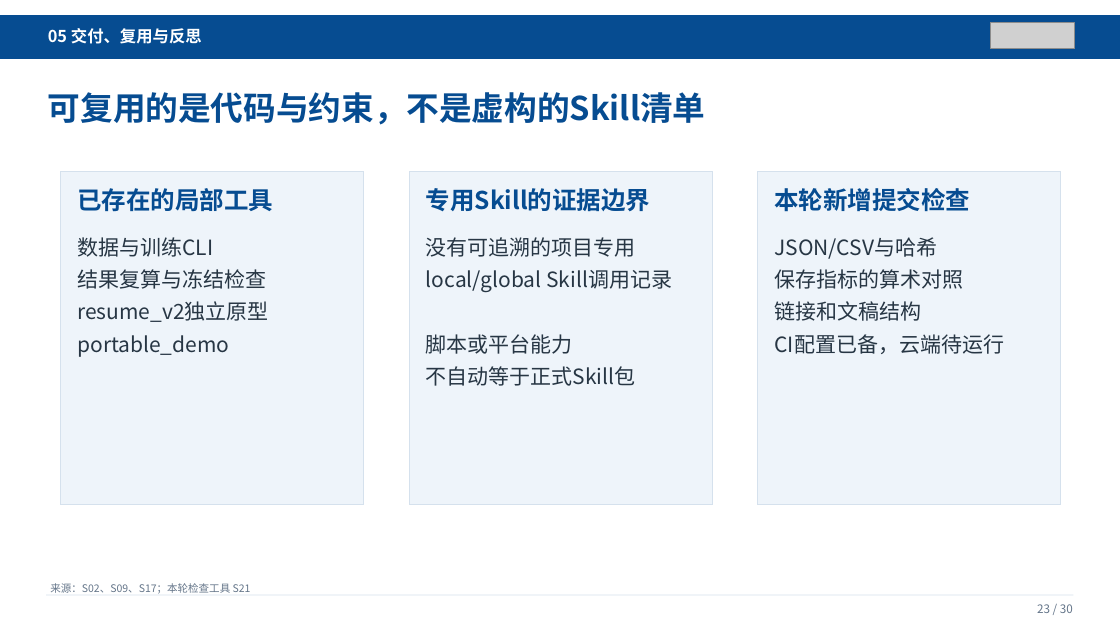
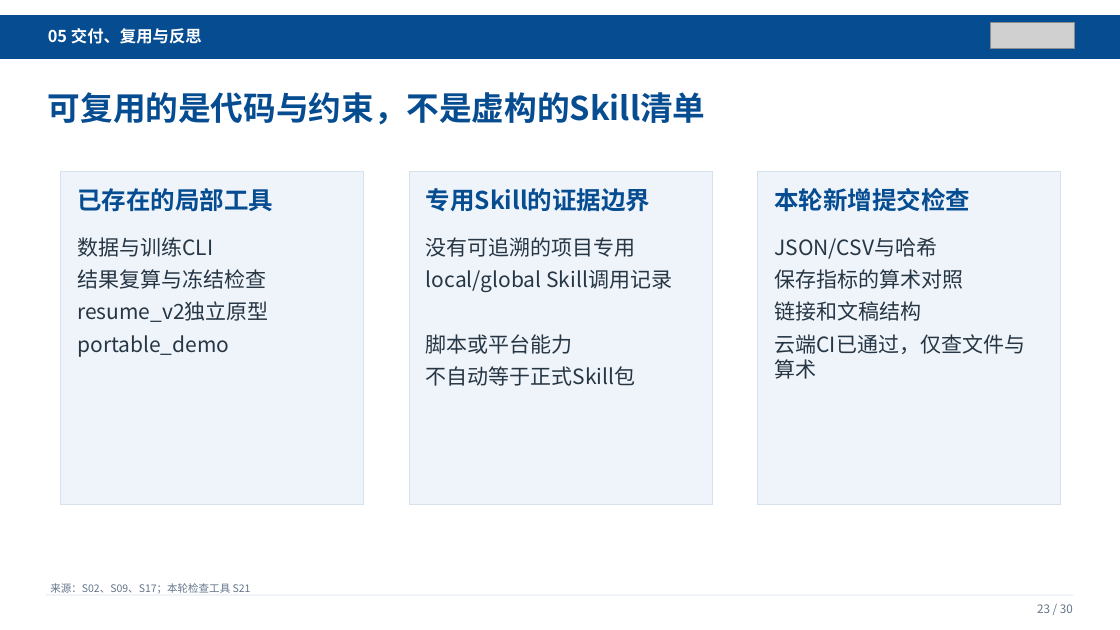
Before and after one commit to Wenhow1/pathmnist-ai-practice-submission, a slide deck: slide 23 of presentation/PathMNIST_AI工程实践汇报_教师提交版.pptx. Drawn at 1120x630 pixels with LibreOffice and Linux fonts; fonts in the diff are those of the drawing; grey boxes stand for pictures. Boxes give left, top, right and bottom in pixels: in the first picture for what was removed or moved away, otherwise in the second. Text is boxed around its words. In the diff, an @@ line names an element or a change of style, - is before the commit and + after.

```diff
--- a/presentation/PathMNIST_AI工程实践汇报_教师提交版.pptx
+++ b/presentation/PathMNIST_AI工程实践汇报_教师提交版.pptx
@@ text at (774, 334, 1025, 379): text changed @@
-CI配置已备，云端待运行
+云端CI已通过，仅查文件与算术
```
Also in this commit, not shown: 3 other slides changed, 47 other files.
